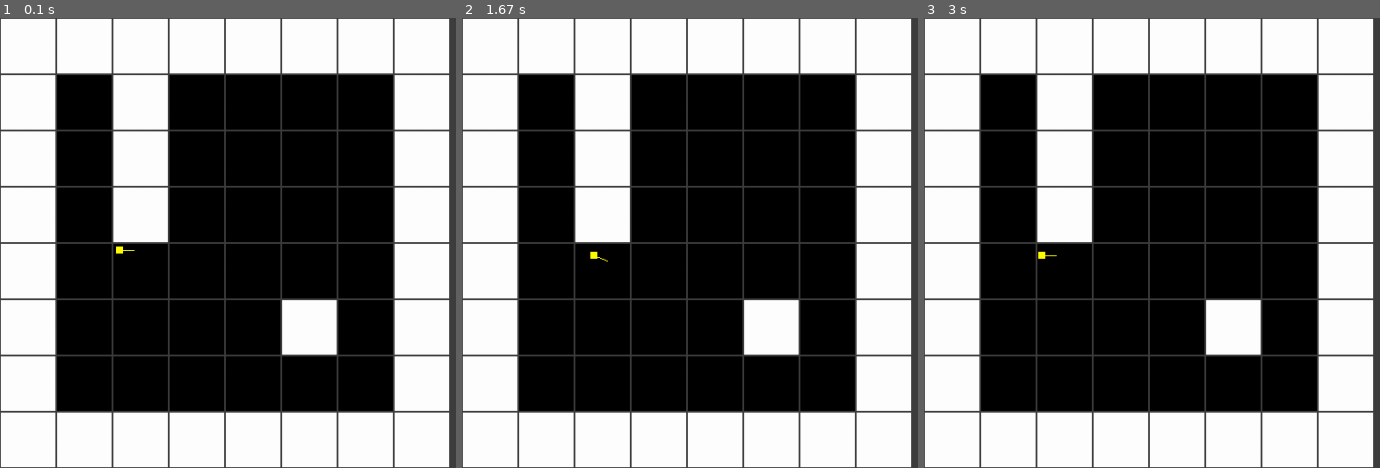
Above: before the commit, frames 1-3 (left to right).
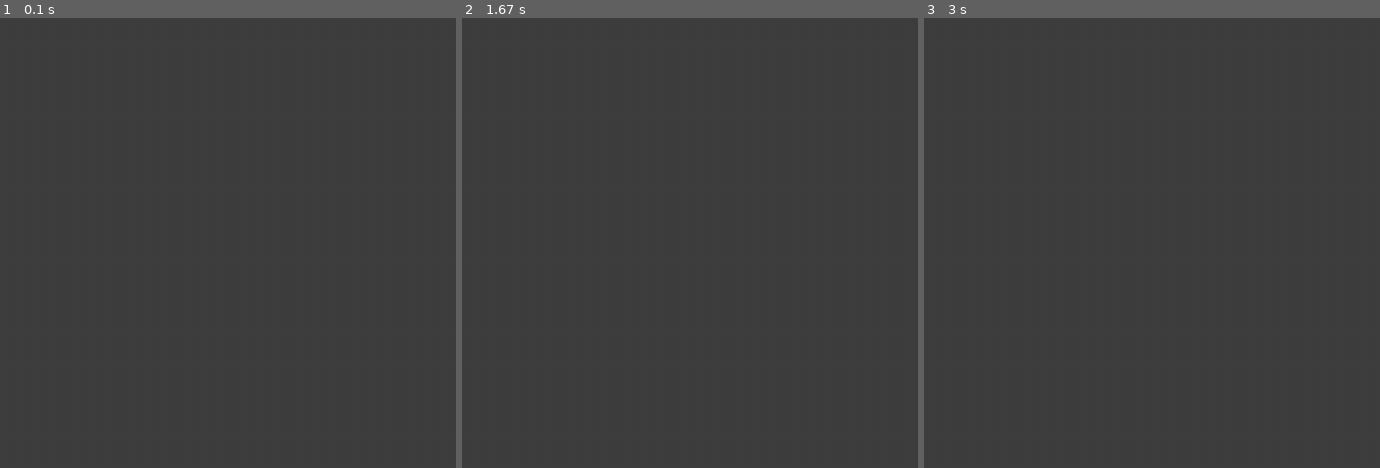
Above: after the commit, the same moments.

Repository: LarsonAustin/Python-Projects
Game: pygame game, started from Pygame/doom/main.py
The game is run twice, just before and just after one commit, with the same random seed, the same clock (stepped at 60 frames per second) and the same inputs.
Inputs:
- Up to frame 1 (0.1 s): no input
- Up to frame 2 (1.67 s): hold D 0.33-0.8 s; hold W 0.83-1.3 s
- Up to frame 3 (3 s): hold A 1.83-2.37 s; hold S 2.4-2.87 s

The runs differ from the first frame. In frame 1, 94% of the frame differs, in the area x 0-99%, y 0-100%; in frame 2, 94%; in frame 3, 94%.

Commit message:
refactored and created camera

Diff:
--- /dev/null
+++ b/Pygame/doom/camera.py
@@ -0,0 +1,22 @@
+from pygame import Vector2
+
+class Camera:
+    def __init__(self, bl_1: Vector2, tr_1: Vector2, bl_2: Vector2, tr_2: Vector2):
+        self.bl_1 = bl_1
+        self.tr_1 = tr_1
+        self.bl_2 = bl_2
+        self.tr_2 = tr_2
+
+
+    def to_screen(self, coordinate: Vector2):
+        scale_1, scale_2 = (self.tr_1 - self.bl_1) / 2, (self.tr_2 - self.bl_2) / 2
+        offset = self.divide_vectors((coordinate - self.bl_1), scale_1)
+        new = self.multiply_vectors(offset, scale_2) + self.bl_2
+        return new
+
+
+    def divide_vectors(self, v_1: Vector2, v_2: Vector2):
+        return Vector2(v_1.x/ v_2.x, v_1.y / v_2.y)
+
+    def multiply_vectors(self, v_1: Vector2, v_2: Vector2):
+        return Vector2(v_1.x * v_2.x, v_1.y * v_2.y)
--- a/Pygame/doom/colors.py
+++ b/Pygame/doom/colors.py
@@ -1,5 +1,12 @@
-WHITE =     (255, 255, 255)
-BLACK =     (0  , 0  , 0  )
-GRAY =      (127, 127, 127)
-DARK_GRAY = (63 , 63 , 63 )
-YELLOW =    (255, 255, 0  )
+WHITE       = (255, 255, 255)
+BLACK       = (0  , 0  , 0  )
+GREY        = (127, 127, 127)
+DARK_GREY   = (63 , 63 , 63 )
+RED         = (255, 0  , 0  )
+GREEN       = (0  , 255, 0  )
+BLUE        = (0  , 0  , 255)
+YELLOW      = (255, 255, 0  )
+MAGENTA     = (255, 0  , 255)
+TEAL        = (0  , 255, 255)
+ORANGE      = (255, 127, 0  )
+BROWN       = (127, 63 , 0  )
--- a/Pygame/doom/game.py
+++ b/Pygame/doom/game.py
@@ -1,20 +1,14 @@
 import pygame
-from level import Map
-from player import Player
-from colors import *
-
+import colors
 
 
 class Game:
-    def __init__(self, width, height, map: Map, player: Player, max_framerate=30):
-        self.window = pygame.display.set_mode((width, height))
+    def __init__(self, window_size, max_framerate):
+        self.window = pygame.display.set_mode(window_size)
         self.max_framerate = max_framerate
-        self.map = map
-        self.player = player
 
+        self.clock = pygame.time.Clock()
         self.running = True
-        self.clock = pygame.time.Clock()
-
 
     def handle_events(self):
         for event in pygame.event.get():
@@ -23,29 +17,28 @@
 
             if event.type == pygame.KEYDOWN:
                 if event.key == pygame.K_w:
-                    self.player.move("forward")
+                    print("forward pressed\n") # forward
                 if event.key == pygame.K_a:
-                    self.player.rotate("left")
+                    print("left pressed\n") # left
                 if event.key == pygame.K_s:
-                    self.player.move("backward")
+                    print("back pressed\n") # back
                 if event.key == pygame.K_d:
-                    self.player.rotate("right")
-
+                    print("right pressed\n") # right
 
     def update_physics(self):
-        self.player.cast_ray(self.map.grid, 64)
+        pass
 
-
-    def update_display(self):
-        self.window.fill(DARK_GRAY)
-
-        self.map.draw(
-            self.window,
-            64,
-            (0, 0)
-        )
-
-        self.player.draw(self.window)
+    def update_graphics(self):
+        self.window.fill(colors.DARK_GREY)
 
         pygame.display.update()
         self.clock.tick(self.max_framerate)
+
+
+
+
+
+WIDTH, HEIGHT = 1024, 512
+MAX_FRAMERATE = 30
+
+default_game = Game((WIDTH, HEIGHT), MAX_FRAMERATE)
--- a/Pygame/doom/level.py
+++ /dev/null
@@ -1,25 +0,0 @@
-import pygame
-from colors import *
-
-class Map():
-    def __init__(self, map):
-        self.grid = map
-
-        self.width = len(self.grid[0])
-        self.height = len(self.grid)
-
-
-    def draw(self, surface, scale, origin, border=1):
-        for y in range(self.height):
-            for x in range(self.width):
-                color = WHITE if self.grid[y][x] else BLACK
-                pygame.draw.rect(
-                    surface,
-                    color,
-                    pygame.Rect(
-                        origin[0] + (x * scale) + border,
-                        origin[1] + (y * scale) + border,
-                        scale - (border * 2),
-                        scale - (border * 2)
-                    )
-                )
--- a/Pygame/doom/main.py
+++ b/Pygame/doom/main.py
@@ -1,35 +1,23 @@
 import pygame
-from game import Game
-from level import Map
-from player import Player
+from pygame import Vector2
+
+from camera import Camera
+from game import default_game
 
 
-WIDTH, HEIGHT = 1024, 512
+game = default_game
 
-map = Map([
-    [1, 1, 1, 1, 1, 1, 1, 1],
-    [1, 0, 1, 0, 0, 0, 0, 1],
-    [1, 0, 1, 0, 0, 0, 0, 1],
-    [1, 0, 1, 0, 0, 0, 0, 1],
-    [1, 0, 0, 0, 0, 0, 0, 1],
-    [1, 0, 0, 0, 0, 1, 0, 1],
-    [1, 0, 0, 0, 0, 0, 0, 1],
-    [1, 1, 1, 1, 1, 1, 1, 1],
-])
+c = Camera(Vector2(0, 0), Vector2(2, 2), Vector2(0, 512), Vector2(512, 0))
 
-player = Player(
-    pygame.Vector2(128+8, 256+8)
-)
+print(c.to_screen(Vector2(0.5, 1.75)))
 
 def main():
-    game = Game(WIDTH, HEIGHT, map, player)
-
     while game.running:
         game.handle_events()
 
         game.update_physics()
 
-        game.update_display()
+        game.update_graphics()
 
 
 if __name__ == "__main__":
--- a/Pygame/doom/player.py
+++ /dev/null
@@ -1,68 +0,0 @@
-import pygame
-import math
-from colors import *
-
-
-SCALE = 8
-MOVE_SPEED = 16
-ROTATION_SPEED = math.tau / 16
-POINTER_LENGTH = 16
-
-
-class Player():
-    def __init__(self, position: pygame.Vector2, angle=0):
-        self.position = position
-        self.angle = angle
-
-
-    def angle_vector(self):
-        return pygame.Vector2(math.cos(self.angle), math.sin(self.angle))
-
-
-    def cast_ray(self, map, scale):
-        position = self.position // scale
-
-
-        if math.pi > self.angle > 0: # Facing down
-            offset = 1 / math.tan(self.angle)
-            ray_x = ((self.position.y - (self.position.y // scale)) * offset) + self.position.x
-            print(ray_x)
-
-
-        if math.tau > self.angle > math.pi: # Facing up
-            offset = -1 / math.tan(self.angle)
-            ray_x = ((self.position.y - (self.position.y // scale)) * offset) + self.position.x
-            print(ray_x)
-
-
-    def move(self, direction):
-        vector = self.angle_vector() * MOVE_SPEED
-        if direction == "forward":
-            self.position += vector
-        if direction == "backward":
-            self.position -= vector
-
-    def rotate(self, direction):
-        if direction == "right":
-            self.angle += ROTATION_SPEED
-        if direction == "left":
-            self.angle -= ROTATION_SPEED
-        self.angle = self.angle % math.tau
-
-    def draw(self, surface):
-        pygame.draw.line(
-            surface,
-            YELLOW,
-            self.position,
-            (self.angle_vector() * POINTER_LENGTH) + self.position
-        )
-        pygame.draw.rect(
-            surface,
-            YELLOW,
-            pygame.Rect(
-                self.position.x - (SCALE / 2),
-                self.position.y - (SCALE / 2),
-                SCALE,
-                SCALE
-            )
-        )
